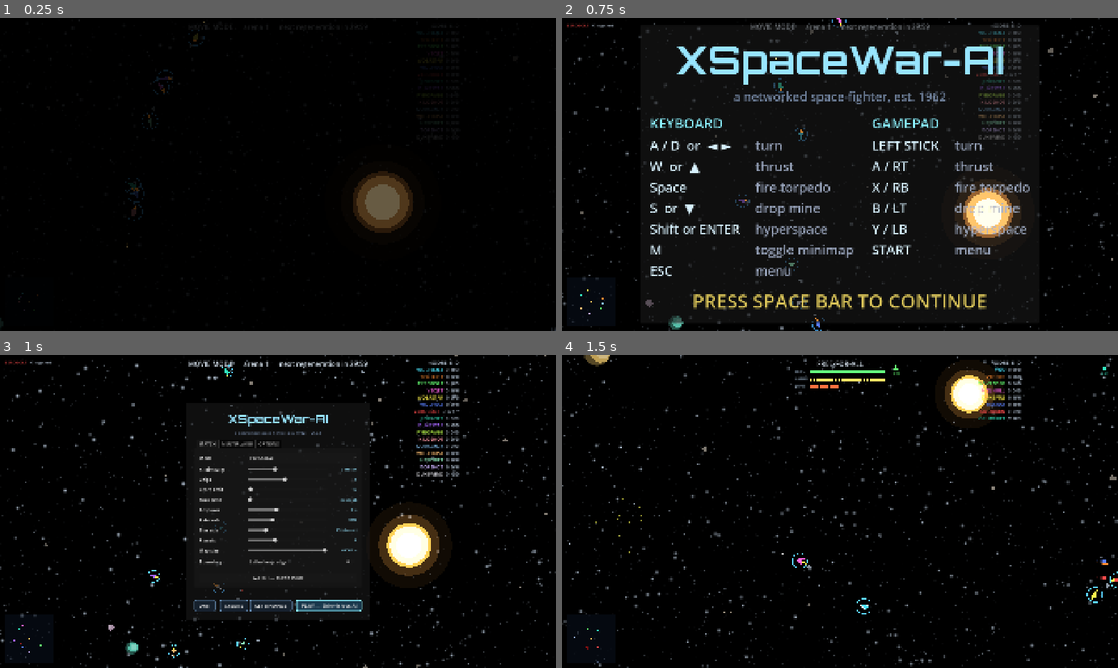
Above: before the commit, frames 1-4 (two rows, left to right).
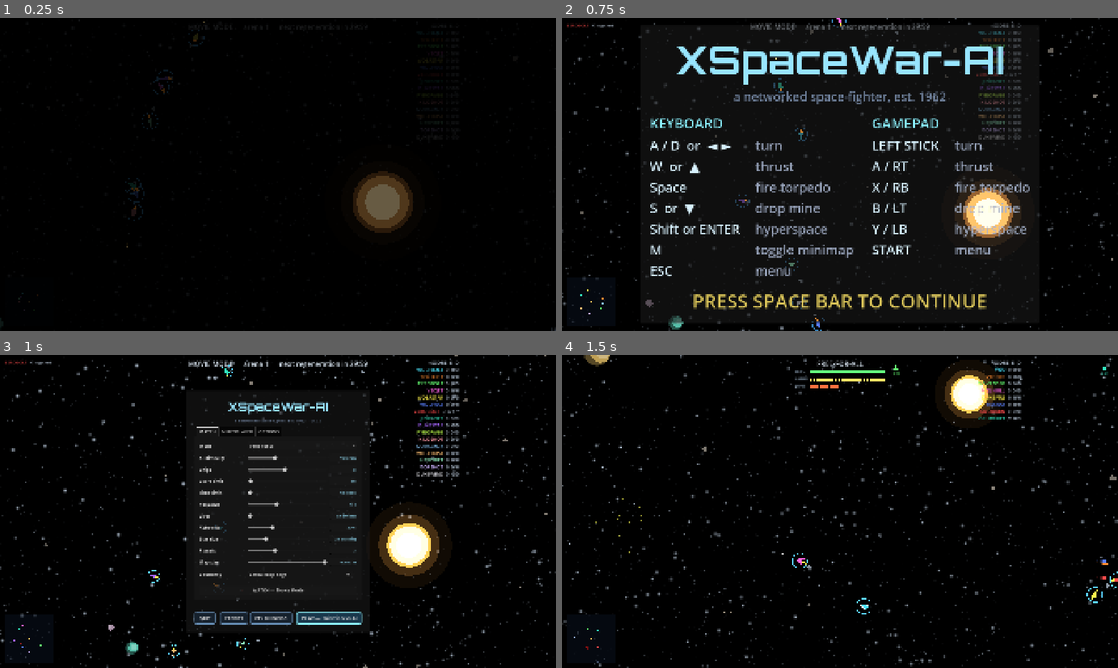
Above: after the commit, the same moments.

Repository: CryptoJones/XSpaceWar-AI
Game: Godot game, scene res://src/ui/main.tscn
Same seed, same stepped clock (60 frames per second), same inputs: the game is played once before the commit and once after it.
Inputs (mouse positions are in pixels of both pictures, inside the frame that each line leads up to):
- Up to frame 1 (0.25 s): no input
- Up to frame 2 (0.75 s): tap Enter at 0.5 s; move the mouse to (962, 158) at 0.52 s; hold D from 0.53 s (still down); tap Tab at 0.6 s; click (962, 158) at 0.67 s
- Up to frame 3 (1 s): keep holding D; tap Space at 0.77 s
- Up to frame 4 (1.5 s): release D at 1.25 s; click "PLAY — Skirmish vs AI" at 1.25 s

Frames 1-2 are identical in both runs. In frame 3, 5.1% of the frame differs, in the area x 34-66%, y 12-88%; in frame 4, nothing differs.

Commit message:
v1.7.7: lives/elimination mode + editable slider value boxes
Lives (0 = unlimited): out of lives = eliminated — sim never respawns
the ship, the session crowns the last pilot/team standing, the HUD
shows ELIMINATED with spectate hints, the camera falls to the action
director, and TAB cycling unlocks for the fallen. Carried through net
welcomes and replay headers; movie mode always unlimited.

Slider readouts are now LineEdits: type an exact integer, Enter (or
focus-out) applies and the slider follows.

Versioning convention (Aaron): the patch integer bumps on every push
(1.7.6 was the score-limit-1024 push).

Co-Authored-By: Claude Fable 5 <noreply@anthropic.com>

Diff:
--- a/project.godot
+++ b/project.godot
@@ -6,7 +6,7 @@
 [application]
 
 config/name="XSpaceWar-AI"
-config/version="1.7.5"
+config/version="1.7.7"
 config/description="A modern, AI-driven networked space-fighter — a 2026 reimagining of the classic networked Spacewar! / xspacewar. Apache 2.0."
 run/main_scene="res://src/ui/main.tscn"
 config/features=PackedStringArray("4.6", "Forward Plus")
--- a/src/gameplay/game_session.gd
+++ b/src/gameplay/game_session.gd
@@ -43,6 +43,7 @@
 var lethal_edges := false          ## border kills instead of wrapping
 var star_scale := 1.0              ## star size+gravity multiplier (slider 25 = 1.0)
 var map_size := 40000.0            ## arena edge length (slider 2000-40000)
+var lives := 0                     ## deaths before elimination (0 = unlimited)
 var planet_count := 2              ## planets orbiting the star (0 = none)
 var net_rtt_ms := -1               ## display-only: client's measured ping
 var watch_ship_id := -1            ## spectator/replay follow-cam target (-1 = director)
@@ -95,6 +96,7 @@
 	# Spawn ring scales down with small maps (and never sits outside them).
 	cfg.spawn_orbit_radius = clampf(cfg.arena_size * 0.0275, 550.0, 1100.0)
 	cfg.respawn_time = clampf(respawn_seconds, 1.0, 15.0)
+	cfg.lives = maxi(0, lives) if not movie_mode else 0
 	cfg.lethal_edges = lethal_edges
 	cfg.wrap_edges = not lethal_edges
 	world = SimWorld.new(cfg)
@@ -177,6 +179,8 @@
 		match_time += dt
 		if score_limit > 0:
 			_check_match_over()
+		if not match_over and lives > 0:
+			_check_elimination()
 		if not match_over and time_limit > 0.0 and match_time >= time_limit:
 			_time_out()
 
@@ -198,6 +202,34 @@
 		if not lead.is_empty():
 			winner_ship = lead[0].id
 
+## Lives mode: a pilot with no lives left is out of the match for good.
+func is_eliminated(s: SimShip) -> bool:
+	return world.config.lives > 0 and s.deaths >= world.config.lives
+
+## Last one standing (or last team with a live pilot) takes the match.
+func _check_elimination() -> void:
+	if mode == Mode.TEAM:
+		var teams_left := {}
+		for s in world.ships:
+			if not is_eliminated(s):
+				teams_left[s.team] = true
+		if teams_left.size() == 1:
+			match_over = true
+			winner_team = int(teams_left.keys()[0])
+			restart_timer = RESTART_DELAY
+	else:
+		var left: Array[SimShip] = []
+		for s in world.ships:
+			if not is_eliminated(s):
+				left.append(s)
+		if left.size() <= 1:
+			match_over = true
+			if left.size() == 1:
+				winner_ship = left[0].id
+			elif not leaderboard().is_empty():
+				winner_ship = leaderboard()[0].id
+			restart_timer = RESTART_DELAY
+
 func _check_match_over() -> void:
 	if mode == Mode.TEAM:
 		var totals := team_scores()
--- a/src/gameplay/replay.gd
+++ b/src/gameplay/replay.gd
@@ -29,6 +29,7 @@
 		"rs": session.world.config.respawn_time,
 		"as": session.world.config.arena_size,
 		"so": session.world.config.spawn_orbit_radius,
+		"lv": session.world.config.lives,
 		"le": session.world.config.lethal_edges,
 		"prm": session.arena_params,
 		"mode": session.mode,
--- a/src/gameplay/replay_player.gd
+++ b/src/gameplay/replay_player.gd
@@ -25,6 +25,7 @@
 	cfg.respawn_time = float(h.get("rs", cfg.respawn_time))
 	cfg.arena_size = float(h.get("as", cfg.arena_size))
 	cfg.spawn_orbit_radius = float(h.get("so", cfg.spawn_orbit_radius))
+	cfg.lives = int(h.get("lv", 0))
 	cfg.lethal_edges = bool(h.get("le", false))
 	cfg.wrap_edges = not cfg.lethal_edges
 	var world := SimWorld.new(cfg)
--- a/src/net/net_client.gd
+++ b/src/net/net_client.gd
@@ -231,6 +231,7 @@
 	cfg.respawn_time = float(data.get("rs", cfg.respawn_time))
 	cfg.arena_size = float(data.get("as", cfg.arena_size))
 	cfg.spawn_orbit_radius = float(data.get("so", cfg.spawn_orbit_radius))
+	cfg.lives = int(data.get("lv", 0))
 	cfg.lethal_edges = bool(data.get("le", false))
 	cfg.wrap_edges = not cfg.lethal_edges
 	var world := SimWorld.new(cfg)
--- a/src/net/net_protocol.gd
+++ b/src/net/net_protocol.gd
@@ -71,6 +71,7 @@
 		"rs": session.world.config.respawn_time,
 		"as": session.world.config.arena_size,
 		"so": session.world.config.spawn_orbit_radius,
+		"lv": session.world.config.lives,
 		"le": session.world.config.lethal_edges,
 		"prm": session.arena_params,
 		"mode": session.mode,
--- a/src/render/world_view.gd
+++ b/src/render/world_view.gd
@@ -338,6 +338,8 @@
 	var target_pos := _cam_pos
 	var target_zoom := _cam_zoom
 	var human := session.human_ship()
+	if human != null and session.is_eliminated(human) and _killcam_id < 0:
+		human = null  # eliminated: the spectator director takes over
 	var killcam_active := false
 
 	if human != null and not human.alive and _killcam_id >= 0:
--- a/src/sim/sim_config.gd
+++ b/src/sim/sim_config.gd
@@ -30,6 +30,7 @@
 var spawn_grace: float = 1.5            ## seconds of invulnerability after (re)spawn
 var spawn_orbit_radius: float = 1100.0
 var respawn_time: float = 6.0
+var lives: int = 0                      ## deaths before elimination (0 = unlimited)
 
 # --- Torpedoes ---
 var fire_cooldown: float = 0.5          ## 2 shots / second (matches the original feel)
--- a/src/sim/sim_world.gd
+++ b/src/sim/sim_world.gd
@@ -168,6 +168,10 @@
 
 func _step_ship(s: SimShip, dt: float) -> void:
 	if not s.alive:
+		# Lives mode: out of lives means out of the match — no respawn.
+		if config.lives > 0 and s.deaths >= config.lives:
+			s.clear_inputs()
+			return
 		s.respawn_timer -= dt
 		if s.respawn_timer <= 0.0:
 			place_in_orbit(s)
--- a/src/ui/hud.gd
+++ b/src/ui/hud.gd
@@ -187,7 +187,10 @@
 	# Big center countdown while you're dead (skirmish only).
 	if human != null and not human.alive and not session.match_over:
 		_respawn_label.visible = true
-		_respawn_label.text = "RESPAWNING IN %d" % maxi(1, ceili(human.respawn_timer))
+		if session.is_eliminated(human):
+			_respawn_label.text = "ELIMINATED — spectating (TAB cycles pilots)"
+		else:
+			_respawn_label.text = "RESPAWNING IN %d" % maxi(1, ceili(human.respawn_timer))
 		_respawn_label.modulate.a = 0.65 + 0.35 * sin(Time.get_ticks_msec() / 1000.0 * 6.0)
 	else:
 		_respawn_label.visible = false
--- a/src/ui/main.gd
+++ b/src/ui/main.gd
@@ -17,12 +17,13 @@
 var _limit_slider: HSlider
 var _time_slider: HSlider
 var _respawn_slider: HSlider
+var _lives_slider: HSlider
 var _hazard_slider: HSlider
 var _star_slider: HSlider
 var _planets_slider: HSlider
 var _map_slider: HSlider
 var _edge_check: CheckButton
-var _slider_readouts := {}         ## HSlider -> [value Label, fmt Callable]
+var _slider_readouts := {}         ## HSlider -> [readout LineEdit, fmt Callable]
 var _ip_edit: LineEdit
 var _server_list: ItemList
 var _net_status: Label
@@ -325,22 +326,35 @@
 	s.size_flags_horizontal = Control.SIZE_EXPAND_FILL
 	s.size_flags_vertical = Control.SIZE_SHRINK_CENTER
 	box.add_child(s)
-	var readout := Label.new()
+	# The readout doubles as an integer input: click, type an exact value,
+	# Enter (or click away) applies it — the slider follows.
+	var readout := LineEdit.new()
 	readout.custom_minimum_size.x = 92
-	readout.horizontal_alignment = HORIZONTAL_ALIGNMENT_RIGHT
+	readout.alignment = HORIZONTAL_ALIGNMENT_RIGHT
 	readout.add_theme_font_size_override("font_size", 14)
 	readout.add_theme_color_override("font_color", Color(0.6, 0.9, 1.0))
 	readout.text = String(fmt.call(init))
 	box.add_child(readout)
 	_slider_readouts[s] = [readout, fmt]
 	s.value_changed.connect(func(v: float): readout.text = String(fmt.call(v)))
+	var apply_text := func() -> void:
+		var digits := ""
+		for ch in readout.text:
+			if ch >= "0" and ch <= "9":
+				digits += ch
+		if digits != "":
+			s.value = clampf(float(int(digits)), s.min_value, s.max_value)
+		readout.text = String(fmt.call(s.value))
+	readout.focus_entered.connect(func(): readout.text = str(int(s.value)); readout.select_all.call_deferred())
+	readout.text_submitted.connect(func(_t: String): apply_text.call(); readout.release_focus())
+	readout.focus_exited.connect(apply_text)
 	_grid_row(grid, text, box)
 	return s
 
 func _refresh_slider_readouts() -> void:
 	for s in _slider_readouts:
 		var pair: Array = _slider_readouts[s]
-		(pair[0] as Label).text = String((pair[1] as Callable).call((s as HSlider).value))
+		(pair[0] as LineEdit).text = String((pair[1] as Callable).call((s as HSlider).value))
 
 ## One labelled row in a settings grid: fixed label column, control expands.
 func _grid_row(grid: GridContainer, text: String, control: Control) -> void:
@@ -386,6 +400,8 @@
 		func(x: float) -> String: return "no clock" if int(x) == 0 else "%d min" % int(x))
 	_respawn_slider = _slider_row(grid, "Respawn", 1, 15, 1, 6,
 		func(x: float) -> String: return "%d s" % int(x))
+	_lives_slider = _slider_row(grid, "Lives", 0, 64, 1, 0,
+		func(x: float) -> String: return "unlimited" if int(x) == 0 else str(int(x)))
 	_hazard_slider = _slider_row(grid, "Asteroids", 0, 100, 1, 30,
 		func(x: float) -> String: return "none" if int(x) == 0 else "%d%%" % int(x))
 	_star_slider = _slider_row(grid, "Star size", 5, 100, 1, 25,
@@ -757,6 +773,7 @@
 	session.lethal_edges = _edge_check.button_pressed
 	session.star_scale = _star_slider.value / 25.0
 	session.map_size = _map_slider.value
+	session.lives = int(_lives_slider.value)
 	session.planet_count = int(_planets_slider.value)
 	_save_settings()
 	session.host_name = _player_name
@@ -822,7 +839,9 @@
 	elif pad_pressed and event.button_index == JOY_BUTTON_START:
 		set_menu_visible(not _menu.visible)
 	elif key_pressed and event.physical_keycode == KEY_TAB \
-			and (replay_player != null or (net_client != null and net_client.spectate)):
+			and (replay_player != null or (net_client != null and net_client.spectate)
+				or (view.session.human_ship() != null
+					and view.session.is_eliminated(view.session.human_ship()))):
 		_cycle_watch_target()
 	elif replay_player != null and key_pressed:
 		if event.physical_keycode == KEY_P:
@@ -850,6 +869,7 @@
 	session.lethal_edges = _edge_check.button_pressed
 	session.star_scale = _star_slider.value / 25.0
 	session.map_size = _map_slider.value
+	session.lives = int(_lives_slider.value)
 	session.planet_count = int(_planets_slider.value)
 	_save_settings()
 	session.host_name = _player_name
@@ -964,6 +984,7 @@
 	session.lethal_edges = _edge_check.button_pressed
 	session.star_scale = _star_slider.value / 25.0
 	session.map_size = _map_slider.value
+	session.lives = int(_lives_slider.value)
 	session.planet_count = int(_planets_slider.value)
 	_save_settings()
 	session.host_name = _player_name
@@ -1066,6 +1087,7 @@
 		_planets_slider.set_value_no_signal(float(cfg.get_value("match", "planets", 2.0)))
 		_edge_check.set_pressed_no_signal(bool(cfg.get_value("match", "lethal_edges", false)))
 		_map_slider.set_value_no_signal(float(cfg.get_value("match", "map_size", 40000.0)))
+		_lives_slider.set_value_no_signal(float(cfg.get_value("match", "lives", 0.0)))
 		_refresh_slider_readouts()
 		var binds_changed := false
 		for pair in BINDABLE:
@@ -1108,6 +1130,7 @@
 	cfg.set_value("match", "planets", _planets_slider.value)
 	cfg.set_value("match", "lethal_edges", _edge_check.button_pressed)
 	cfg.set_value("match", "map_size", _map_slider.value)
+	cfg.set_value("match", "lives", _lives_slider.value)
 	cfg.save(SETTINGS_PATH)
 
 ## F3 diagnostics: everything needed to pin down a bug report in one glance.
--- a/tests/run_tests.gd
+++ b/tests/run_tests.gd
@@ -23,6 +23,7 @@
 	_test_ship_colors()
 	_test_star_scale()
 	_test_map_size()
+	_test_lives()
 	_test_solo_practice()
 	_test_lethal_edges()
 	_test_team_spawns()
@@ -339,6 +340,37 @@
 		and h2.pos.x < 0.0,
 		"v %.0f -> %.0f x=%.0f" % [v_before, h2.vel.length(), h2.pos.x])
 
+func _test_lives() -> void:
+	# World level: a pilot out of lives never respawns.
+	var s := GameSession.new()
+	s.lives = 2
+	s.score_limit = 0
+	s.start_skirmish(3, GameSession.Mode.FFA, BotController.Difficulty.ROOKIE)
+	var human := s.human_ship()
+	human.deaths = 2
+	human.alive = false
+	human.respawn_timer = 0.5
+	for _i in range(240):
+		s.update(1.0 / 60.0)
+	_check("lives: out of lives means no respawn",
+		not human.alive and s.is_eliminated(human))
+
+	# Session level: last one standing takes the match.
+	var s2 := GameSession.new()
+	s2.lives = 1
+	s2.score_limit = 0
+	s2.start_skirmish(2, GameSession.Mode.FFA, BotController.Difficulty.ROOKIE)
+	var loser := s2.human_ship()
+	loser.deaths = 1
+	loser.alive = false
+	s2.update(1.0 / 60.0)
+	var survivor_id := -1
+	for ship in s2.world.ships:
+		if ship.id != loser.id:
+			survivor_id = ship.id
+	_check("lives: last pilot standing wins",
+		s2.match_over and s2.winner_ship == survivor_id)
+
 func _test_map_size() -> void:
 	var s := GameSession.new()
 	s.map_size = 2000.0
Not shown, changed: CHANGELOG.md
